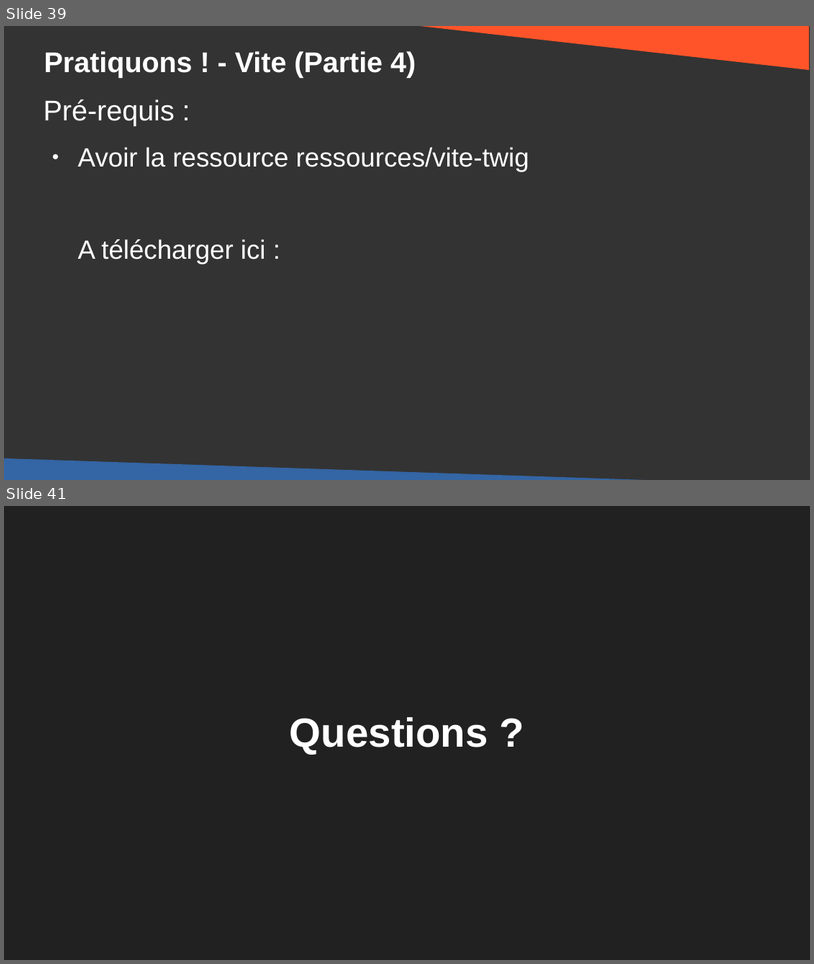
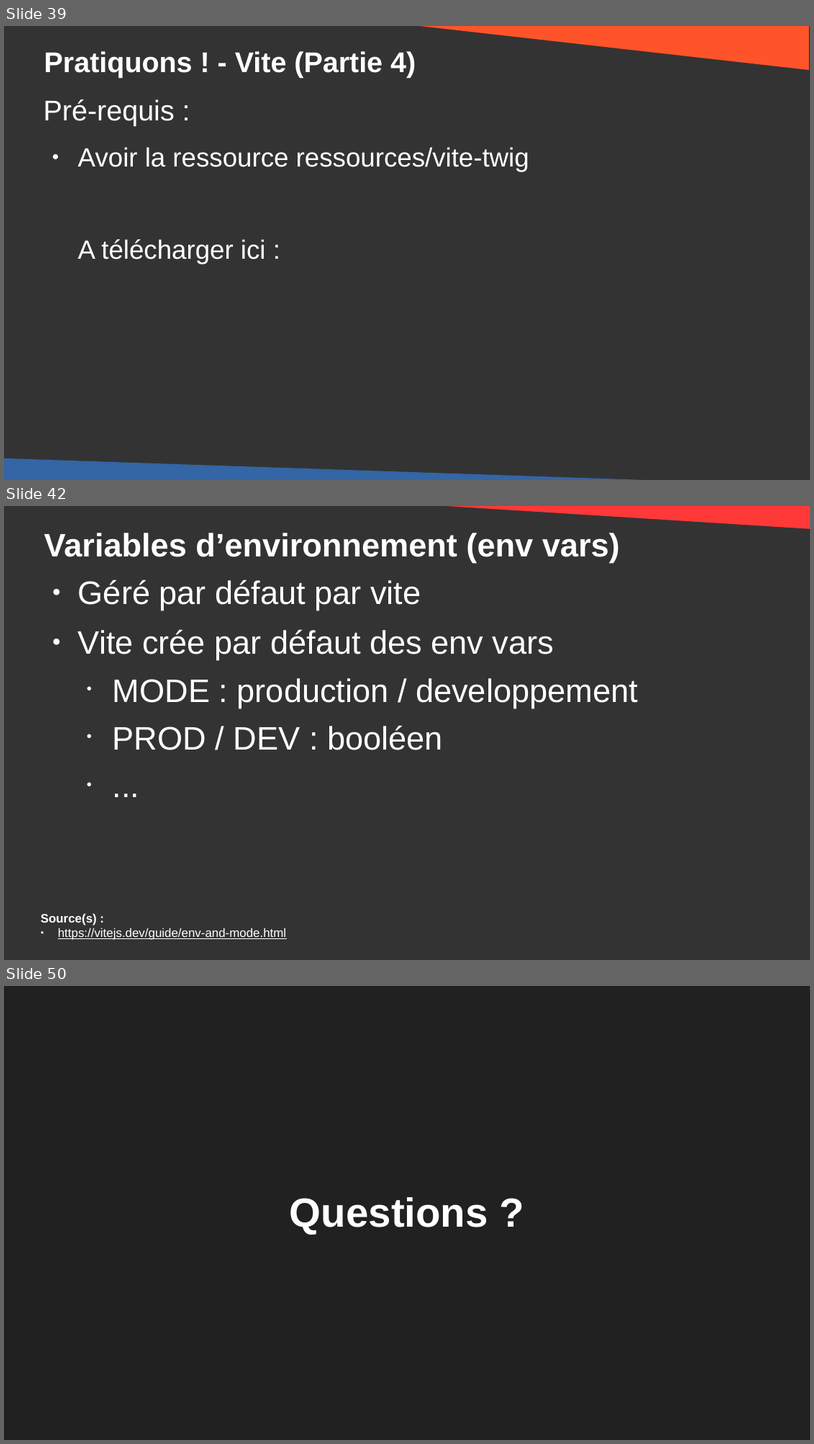
Before and after one commit to DanYellow/cours, a slide deck: developpement-front-s5/travaux-pratiques/numero-4/presentation.odp. Shown one above the other, each under a label of ours: slides 39 and 41 before the commit, slides 39, 42 and 50 after it; the slides between them are not shown. The pictures are 814x964 and 814x1444 pixels, drawn with LibreOffice and Linux fonts; fonts in the diff are those of the drawing. Boxes give left, top, right and bottom in pixels: in the first picture for what was removed or moved away, otherwise in the second. Text is boxed around its words. In the diff, an @@ line names an element or a change of style, - is before the commit and + after.

Commit message:
developpement-front-s5 - Add slides about json management with vite

```diff
--- a/developpement-front-s5/travaux-pratiques/numero-4/presentation.odp
+++ b/developpement-front-s5/travaux-pratiques/numero-4/presentation.odp
@@ slide 42 added at (4,506,810,960), background #333333 @@
@@ right triangle added at (395,506,810,530), fill #FF3838 @@
@@ title added at (44,533,620,562), 32 pt, text #FFFFFF, bold @@
+Variables d’environnement (env vars)
@@ text added at (78,579,638,750), 32 pt, text #FFFFFF @@
+● Géré par défaut par vite
+● Vite crée par défaut des env vars
+  • MODE : production / developpement
+  • PROD / DEV : booléen
+  • ...
@@ text added at (41,913,286,939), 12 pt, text #FFFFFF, underline @@
+Source(s) :
+● https://vitejs.dev/guide/env-and-mode.html
@@ what was slide 41 is now slide 50 @@
```
Also in this commit, not shown: 5 slides changed, 8 other slides added, 3 other files.
